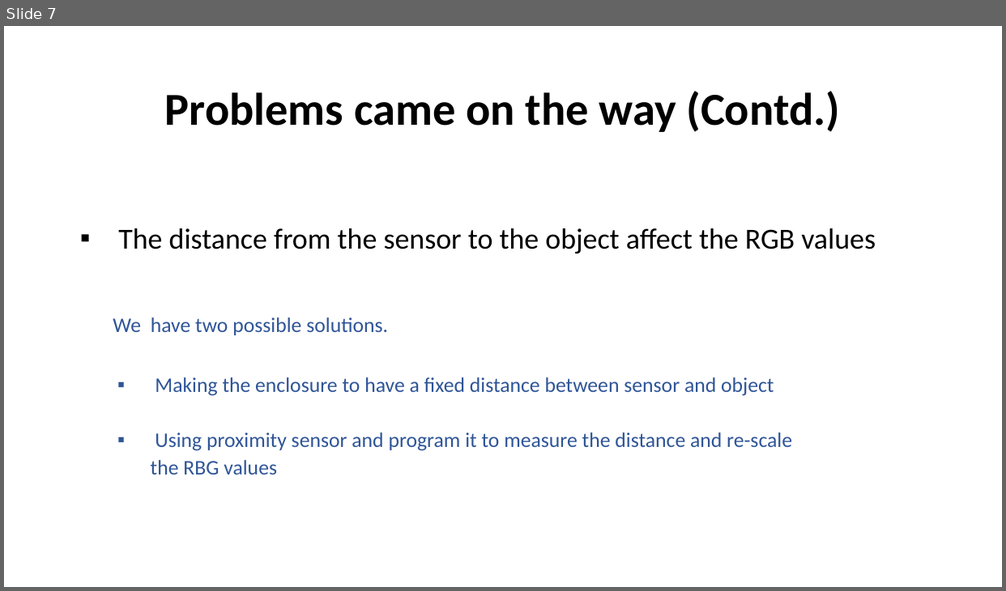
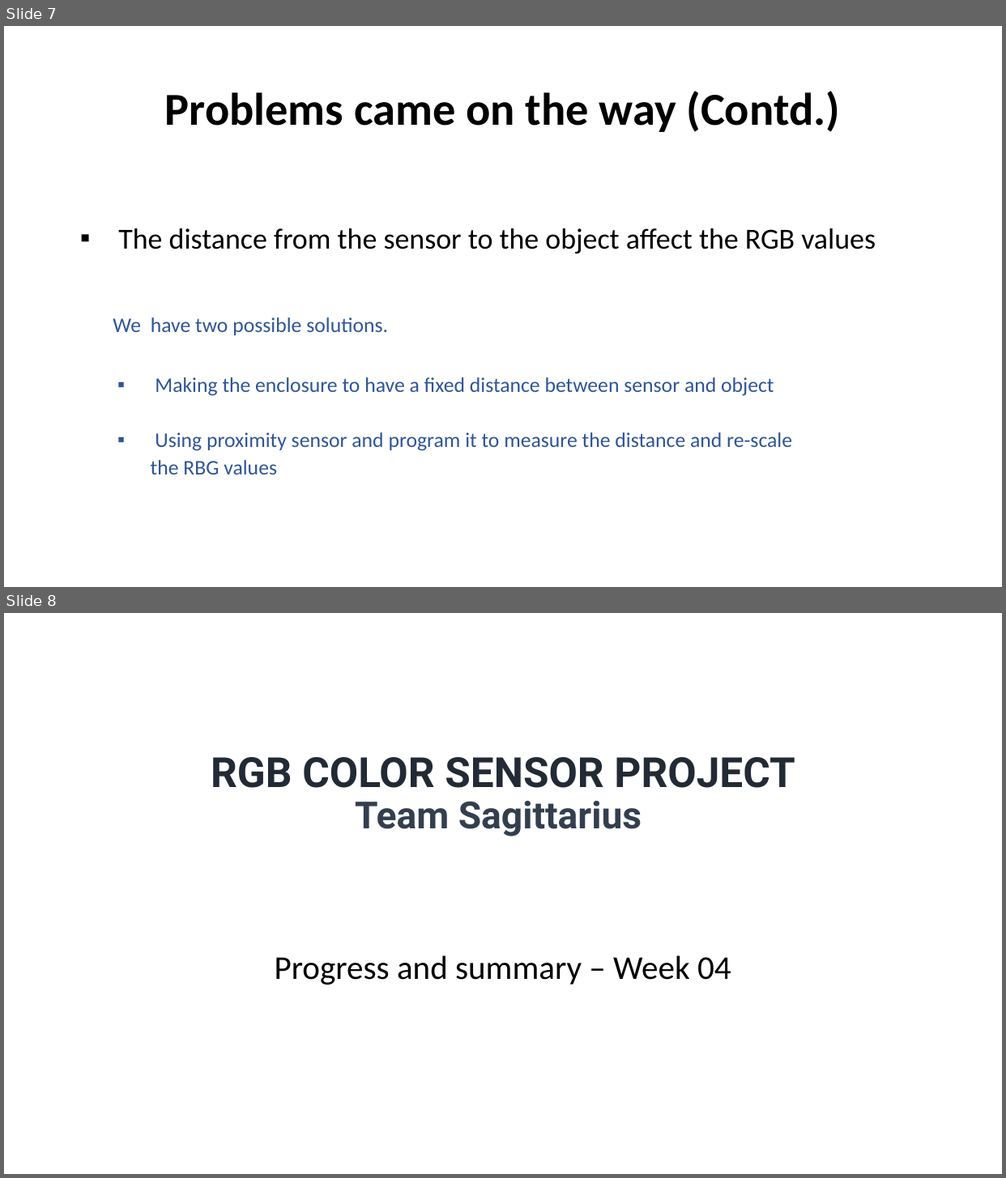
Before and after one commit to Team-Sagittarius-ENTC/RGBsensor, a slide deck: prabhashwara/PROGRESS AND SUMMARY.pptx. Shown one above the other, each under a label of ours: slide 7 before the commit, slides 7 and 8 after it. The pictures are 1006x591 and 1006x1178 pixels, drawn with LibreOffice and Linux fonts; fonts in the diff are those of the drawing. Boxes give left, top, right and bottom in pixels: in the first picture for what was removed or moved away, otherwise in the second. Text is boxed around its words. In the diff, an @@ line names an element or a change of style, - is before the commit and + after.

Commit message:
Imcomlete presentation - WEEK 04

```diff
--- a/prabhashwara/PROGRESS AND SUMMARY.pptx
+++ b/prabhashwara/PROGRESS AND SUMMARY.pptx
@@ slide 8 added at [4,613,1002,1174], background #FFFFFF @@
@@ title added at [211,757,795,837], 40 pt, text #222A35, bold @@
+RGB COLOR SENSOR PROJECT
+Team Sagittarius
@@ subtitle added at [275,956,731,985], 32 pt, text #000000 @@
+Progress and summary – Week 04
```
Also in this commit, not shown: 7 other slides added, 1 slide removed, 1 other file.
